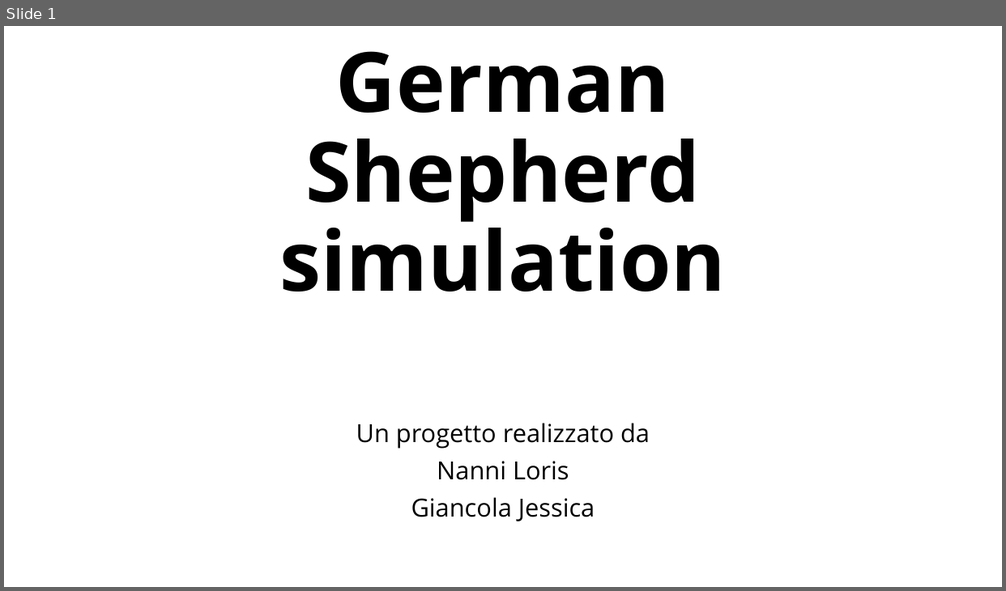
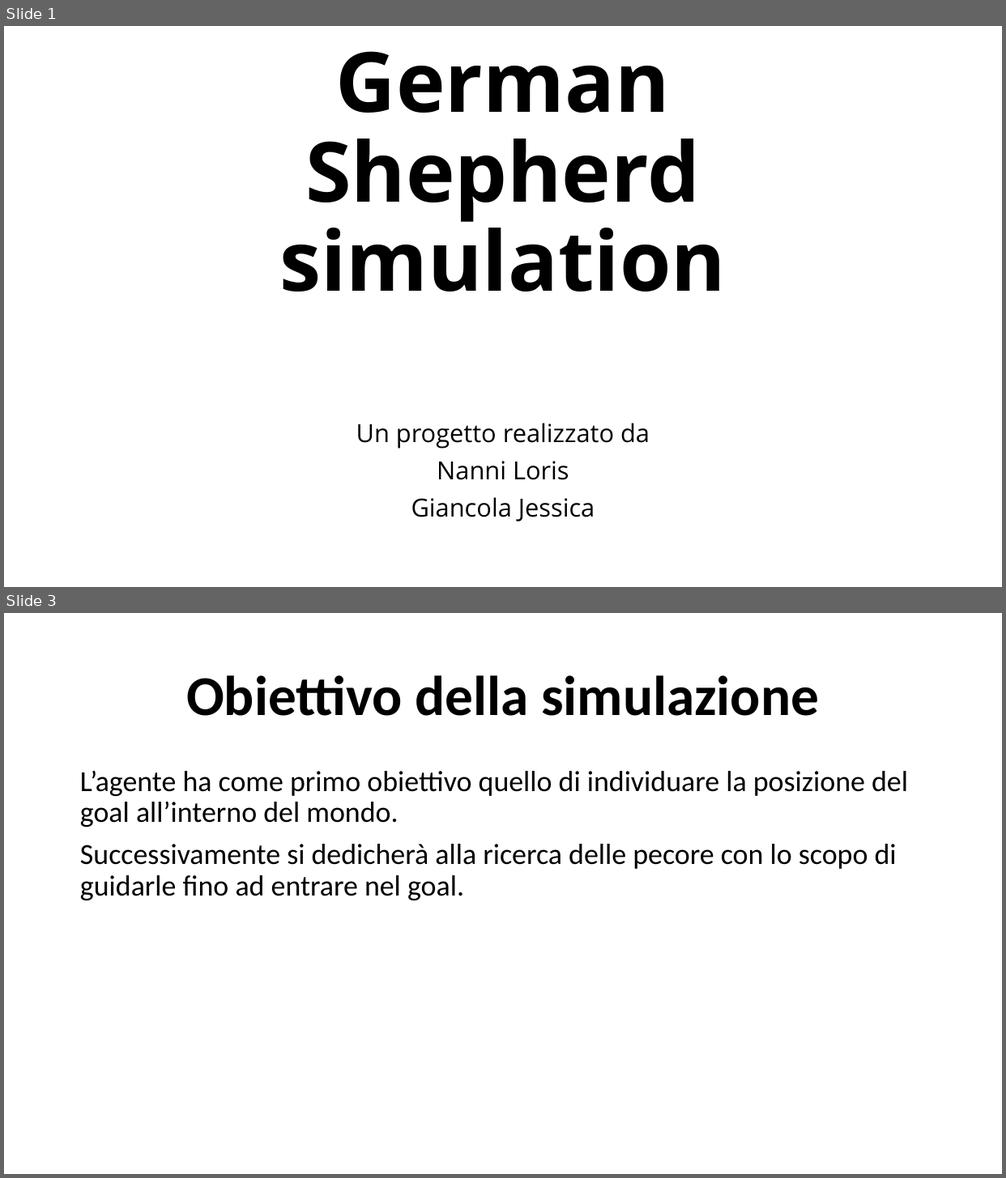
Before and after one commit to LorisNanni91/ProgettoRobotica, a slide deck: Presentazione progetto.pptx. Shown one above the other, each under a label of ours: slide 1 before the commit, slides 1 and 3 after it; the slides between them are not shown. The pictures are 1006x591 and 1006x1178 pixels, drawn with LibreOffice and Linux fonts; fonts in the diff are those of the drawing. Boxes give left, top, right and bottom in pixels: in the first picture for what was removed or moved away, otherwise in the second. Text is boxed around its words. In the diff, an @@ line names an element or a change of style, - is before the commit and + after.

```diff
--- a/Presentazione progetto.pptx
+++ b/Presentazione progetto.pptx
@@ slide 3 added at bbox=[4, 613, 1002, 1174], background #FFFFFF @@
@@ title added at bbox=[186, 675, 819, 716], 54 pt, text #000000, bold @@
+Obiettivo della simulazione
@@ text added at bbox=[80, 770, 908, 901], 28 pt, text #000000 @@
+L’agente ha come primo obiettivo quello di individuare la posizione del goal all’interno del mondo.
+Successivamente si dedicherà alla ricerca delle pecore con lo scopo di guidarle fino ad entrare nel goal.
```
Also in this commit, not shown: 1 slide changed, 11 other slides added, 1 slide removed, 54 other files.
